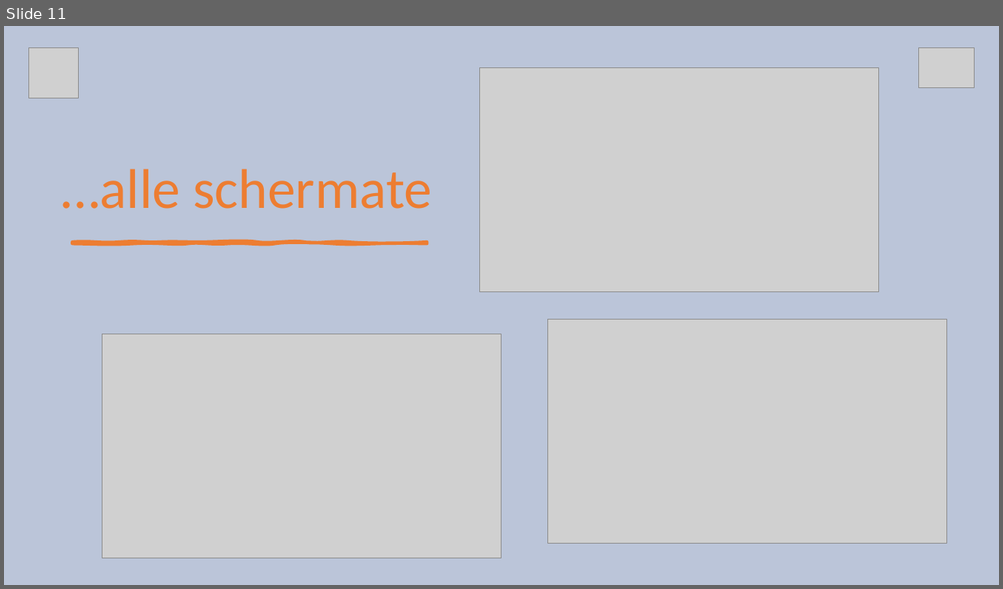
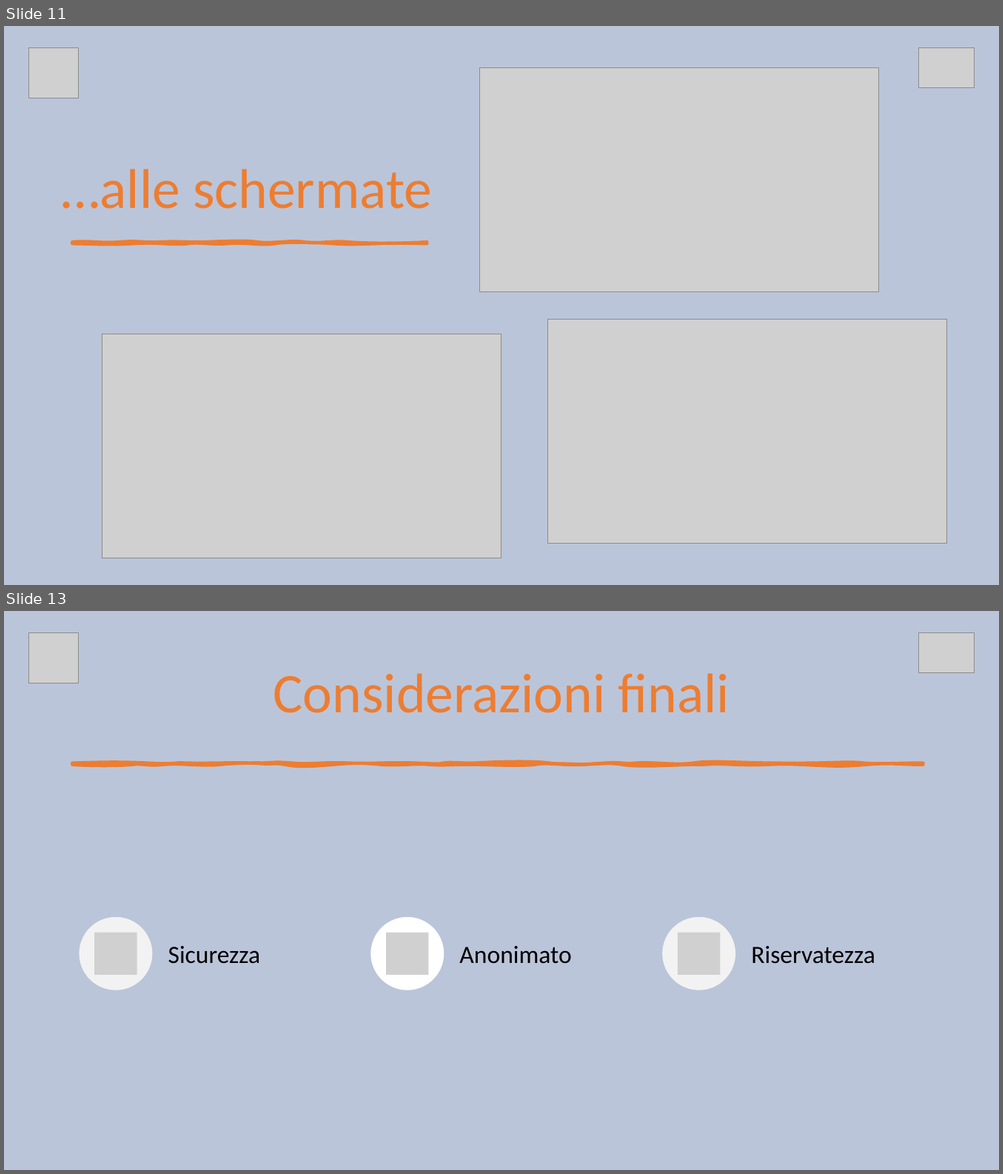
Before and after one commit to RiccardoBarbieri/iovoto, a slide deck: ioVoto.pptx. Shown one above the other, each under a label of ours: slide 11 before the commit, slides 11 and 13 after it; the slides between them are not shown. The pictures are 1003x589 and 1003x1174 pixels, drawn with LibreOffice and Linux fonts; fonts in the diff are those of the drawing; grey boxes stand for pictures. Boxes give left, top, right and bottom in pixels: in the first picture for what was removed or moved away, otherwise in the second. Text is boxed around its words. In the diff, an @@ line names an element or a change of style, - is before the commit and + after.

```diff
--- a/ioVoto.pptx
+++ b/ioVoto.pptx
@@ slide 13 added at (4,611,999,1170), background #BBC5D9 @@
@@ picture added at (28,633,79,684) @@
@@ picture added at (919,633,974,673) @@
@@ title added at (273,673,730,713), 54 pt, text #ED7D31 @@
+Considerazioni finali
@@ freeform shape added at (73,763,923,765), fill #ED7D31, outline #ED7D31 3.25 pt @@
@@ group added at (79,917,875,991): 3 ellipses, 3 pictures, 3 texts @@
+Sicurezza
+Anonimato
+Riservatezza
```
Also in this commit, not shown: 4 slides changed, 1 other slide added, 1 slide removed.
